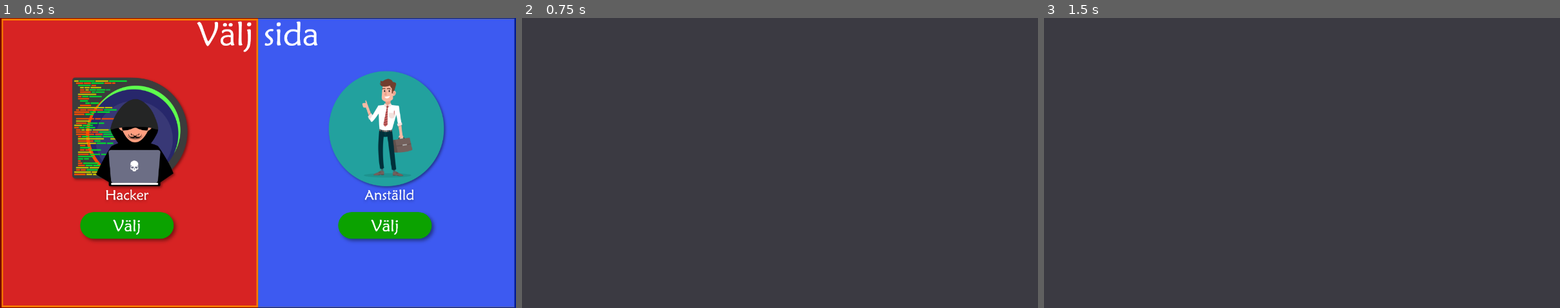
Above: before the commit, frames 1-3 (left to right).
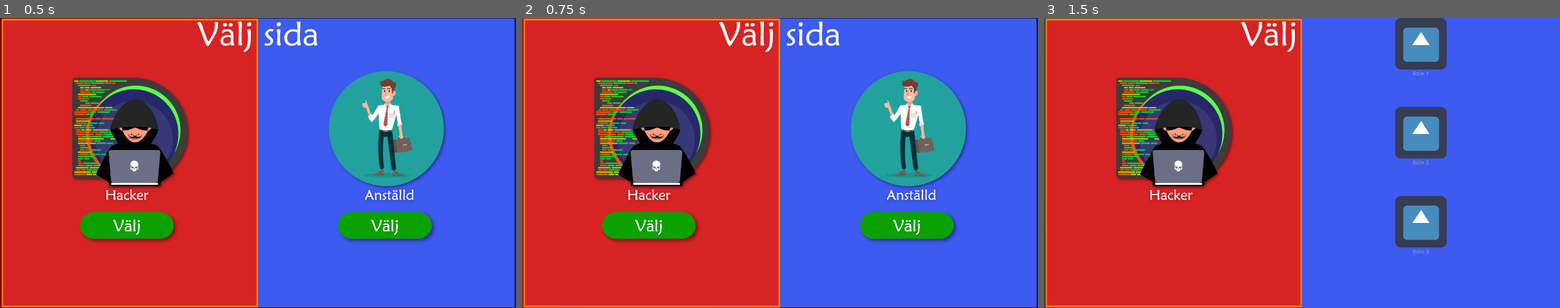
Above: after the commit, the same moments.

Repository: albfor/IT-Projekt
Game: Godot game, scene res://src/scenes/StartMenu/StartMenu.tscn
The game is run twice, just before and just after one commit, with the same random seed, the same clock (stepped at 60 frames per second) and the same inputs. This scene is started directly instead of the project's main scene. The engine's default icon, where the game draws it, is replaced by a stand-in: a white triangle on a blue panel in a dark square.
Inputs (mouse positions are in pixels of both pictures, inside the frame that each line leads up to):
- Up to frame 1 (0.5 s): no input
- Up to frame 2 (0.75 s): click "Red Team" at 0.5 s
- Up to frame 3 (1.5 s): click (1431, 163) at 1.25 s, where only the run after the commit has a clickable "Blue Team"

Frame 1 is identical in both runs. In frame 2, 99% of the frame differs, in the area x 0-100%, y 0-100%; in frame 3, 95%.
Error before the commit: Assertion failed. (res://src/network/Network.gd:159)

Commit message:
Fixat att välja spelare nu

Diff:
--- a/src/network/Network.gd
+++ b/src/network/Network.gd
@@ -8,6 +8,11 @@
 
 # Default name for player
 var player_name = "Player 1"
+var player_team = "blue"
+
+# Teams with team members
+var players_red = []
+var players_blue = []
 
 # Names for remote players in id:name format.
 var players = {}
@@ -59,7 +64,6 @@
 
 remote func register_player(new_player_name):
 	var id = get_tree().get_rpc_sender_id()
-	print(id)
 	players[id] = new_player_name
 	emit_signal("player_list_changed")
 
@@ -68,31 +72,40 @@
 	players.erase(id)
 	emit_signal("player_list_changed")
 
-remote func pre_start_game(spawn_points):
+remote func pre_start_game(spawn_points_blue, spawn_points_red):
 	# Change scene.
 	var world = load("res://src/scenes/Level.tscn").instance()
 
 	get_tree().get_root().add_child(world)
 	get_tree().get_root().get_node("StartMenu").hide()
 
-	var player_scene = preload("res://src/resources/objects/player/Player.tscn")
-
-	for p_id in spawn_points:
-		var spawn_pos = world.get_node("SpawnPoints/" + str(spawn_points[p_id])).position
-		var player = player_scene.instance()
-
-		player.set_name(str(p_id)) # Use unique ID as node name.
-		player.position=spawn_pos
-		player.set_network_master(p_id) #set unique id as master.
+	var player_scene_blue = preload("res://src/resources/objects/player/Player.tscn")
+	var player_scene_red = preload("res://src/resources/objects/player/PlayerRed.tscn")
+
+	for p_id in spawn_points_red:
+		var spawn_pos = world.get_node("SpawnPoints_red/" + str(spawn_points_red[p_id])).position
+		var player_red = player_scene_red.instance()
+
+		player_red.set_name(str(p_id)) # Use unique ID as node name.
+		player_red.position = spawn_pos
+		player_red.set_network_master(p_id) #set unique id as master.
+
+	for p_id in spawn_points_blue:
+		var spawn_pos = world.get_node("SpawnPoints_blue/" + str(spawn_points_blue[p_id])).position
+		var player_blue = player_scene_blue.instance()
+
+		player_blue.set_name(str(p_id)) # Use unique ID as node name.
+		player_blue.position = spawn_pos
+		player_blue.set_network_master(p_id) #set unique id as master.
 
 		if p_id == get_tree().get_network_unique_id():
 			# If node for this peer id, set name.
-			player.set_player_name(player_name)
+			player_blue.set_player_name(player_name)
 		else:
 			# Otherwise set name from peer.
-			player.set_player_name(players[p_id])
-
-		world.get_node("Players").add_child(player)
+			player_blue.set_player_name(players[p_id])
+
+		world.get_node("Players").add_child(player_blue)
 
 	if not get_tree().is_network_server():
 		# Tell server we are ready to start.
@@ -105,7 +118,6 @@
 	get_tree().set_pause(false) # Unpause and unleash the game!
 
 
-
 remote func ready_to_start(id):
 	assert(get_tree().is_network_server())
 
@@ -123,6 +135,7 @@
 	var host = NetworkedMultiplayerENet.new()
 	host.create_server(DEFAULT_PORT, MAX_PLAYERS)
 	get_tree().set_network_peer(host)
+	var id = get_tree().get_rpc_sender_id()
 
 
 func join_game(ip, new_player_name):
@@ -131,14 +144,30 @@
 	client.create_client(ip, DEFAULT_PORT)
 	get_tree().set_network_peer(client)
 
+func all_ready():
+
+	print(players_blue.size())
+	print(players_red.size())
+	print(players.size())
+
+	if players_blue.size() + players_red.size() == players.size() + 1:
+		return true
+	return false
 
 func get_player_list():
 	return players.values()
 
+func get_players():
+	return players
 
 func get_player_name():
 	return player_name
 
+remote func set_players_blue(id):
+	players_blue.append(id)
+
+remote func set_players_red(id):
+	players_red.append(id)
 
 # Functionality for the startmenu in the network
 func start_menu():
@@ -159,17 +188,21 @@
 	assert(get_tree().is_network_server())
 
 	# Create a dictionary with peer id and respective spawn points, could be improved by randomizing.
-	var spawn_points = {}
-	spawn_points[1] = 0 # Server in spawn point 0.
-	var spawn_point_idx = 1
-	for p in players:
-		spawn_points[p] = spawn_point_idx
+	var spawn_points_blue = {}
+	var spawn_points_red = {}
+
+	var spawn_point_idx = 0
+	for p in players_blue:
+		spawn_points_blue[p] = spawn_point_idx
+		spawn_point_idx += 1
+	for p in players_red:
+		spawn_points_red[p] = spawn_point_idx
 		spawn_point_idx += 1
 	# Call to pre-start game with the spawn points.
+
 	for p in players:
-		rpc_id(p, "pre_start_game", spawn_points)
-
-	pre_start_game(spawn_points)
+		rpc_id(p, "pre_start_game", spawn_points_blue, spawn_points_red)
+	pre_start_game(spawn_points_blue, spawn_points_red)
 
 
 func end_game():
--- /dev/null
+++ b/src/resources/objects/player/PlayerRed.tscn
@@ -0,0 +1,3 @@
+[gd_scene format=2]
+
+[node name="RedPlayer" type="StaticBody2D"]
--- a/src/scenes/Level.tscn
+++ b/src/scenes/Level.tscn
@@ -96,16 +96,26 @@
 
 [node name="Players" type="Node2D" parent="."]
 
-[node name="SpawnPoints" type="Node2D" parent="."]
+[node name="SpawnPoints_red" type="Node2D" parent="."]
 
-[node name="0" type="Position2D" parent="SpawnPoints"]
+[node name="0" type="Position2D" parent="SpawnPoints_red"]
+
+[node name="1" type="Position2D" parent="SpawnPoints_red"]
+
+[node name="2" type="Position2D" parent="SpawnPoints_red"]
+
+[node name="3" type="Position2D" parent="SpawnPoints_red"]
+
+[node name="SpawnPoints_blue" type="Node2D" parent="."]
+
+[node name="0" type="Position2D" parent="SpawnPoints_blue"]
 position = Vector2( 177.541, 324.461 )
 
-[node name="1" type="Position2D" parent="SpawnPoints"]
+[node name="1" type="Position2D" parent="SpawnPoints_blue"]
 position = Vector2( 293.173, 339.426 )
 
-[node name="2" type="Position2D" parent="SpawnPoints"]
+[node name="2" type="Position2D" parent="SpawnPoints_blue"]
 position = Vector2( 525.797, 353.029 )
 
-[node name="3" type="Position2D" parent="SpawnPoints"]
+[node name="3" type="Position2D" parent="SpawnPoints_blue"]
 position = Vector2( 429.21, 348.948 )
--- a/src/scenes/StartMenu/StartMenu.gd
+++ b/src/scenes/StartMenu/StartMenu.gd
@@ -1,6 +1,8 @@
 extends Node2D
 
 var players_ready = []
+
+signal player_added(team_side)
 
 # Hides the role selection in the beginning
 func _ready():
@@ -18,15 +20,32 @@
 # Just removes the scene on for now
 # TODO: Set player to redteam
 func _on_red_team_button_up():
-	queue_free()
-	start_game("red")
+	add_teams("red")
 
 # Print selected role into console and deletes scene
 # TODO: Set player to role
 func _on_ItemList_item_selected(index):
 	print('Role ' + $RoleSelection/ItemList.get_item_text(index) + ' selected.')
-	queue_free()
-	start_game("blue")
+	add_teams("blue")
 
-func start_game(team_side):
+func start_game():
 	Network.begin_game()
+
+remotesync func add_teams(team_side):
+
+	print(get_tree().get_network_unique_id())
+	print(get_tree().is_network_server())
+
+	var id = get_tree().get_network_unique_id()
+	if not get_tree().is_network_server():
+		rpc_id(1, "add_to_team", team_side, id)
+	else:
+		add_to_team(team_side, id)
+
+remotesync func add_to_team(team_side, id):
+	if team_side == "blue":
+		Network.set_players_blue(id)
+	if team_side == "red":
+		Network.set_players_red(id)
+	if Network.all_ready():
+		start_game()
--- a/src/scripts/Main.gd
+++ b/src/scripts/Main.gd
@@ -82,7 +82,7 @@
 	var players = Network.get_player_list()
 	players.sort()
 	$Lobby/PlayerList.clear()
-	$Lobby/PlayerList.add_item(Network.get_player_name() + " (You)")
+	$Lobby/PlayerList.add_item(Network.get_player_name() + " (you)")
 	for p in players:
 		$Lobby/PlayerList.add_item(p)
 
